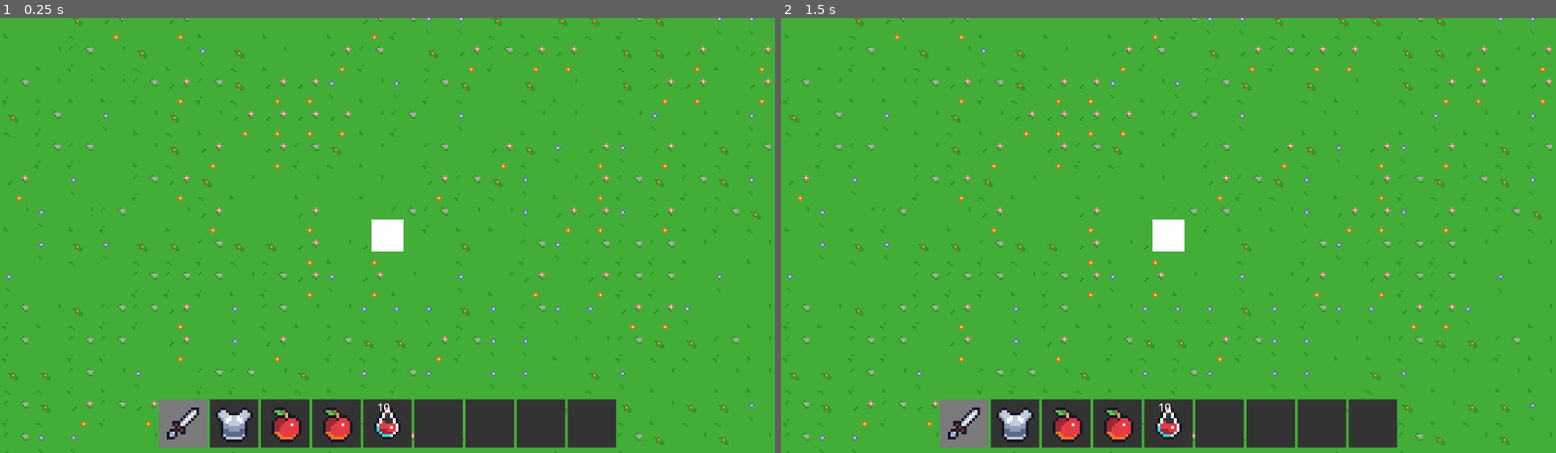
Above: before the commit, frames 1-2 (left to right).
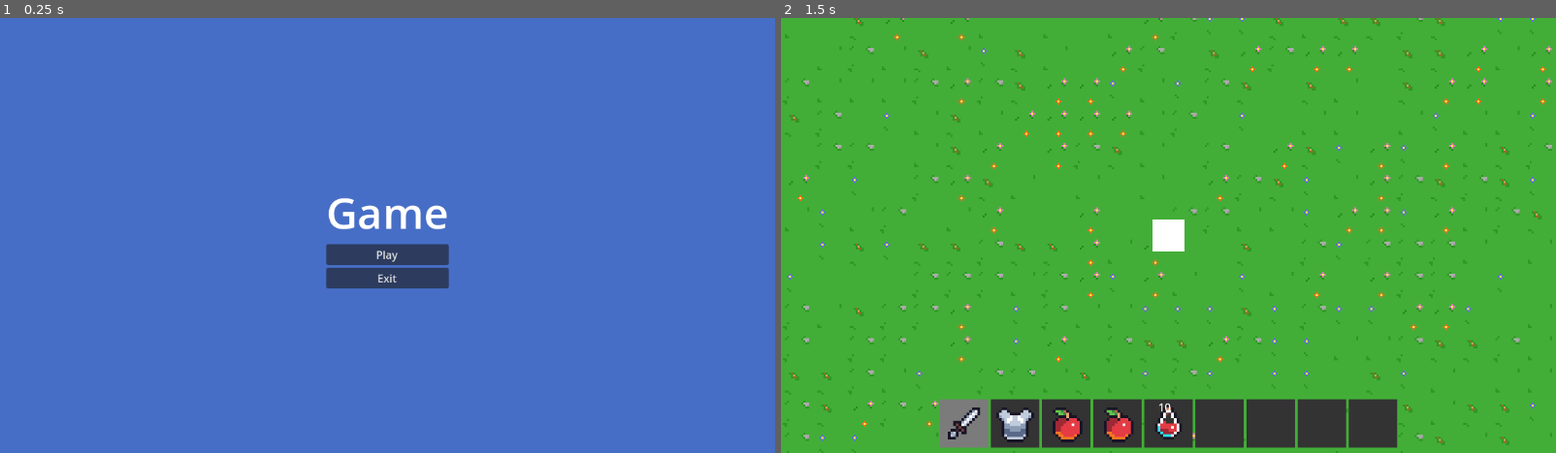
Above: after the commit, the same moments.

Repository: khg-1inf1/spiel
Game: Godot game, scene res://GameManager/startMenu.tscn
The game is run twice, just before and just after one commit, with the same random seed, the same clock (stepped at 60 frames per second) and the same inputs. Before the commit the project starts from res://Ebenen/ebene_1.tscn.
Inputs (mouse positions are in pixels of both pictures, inside the frame that each line leads up to):
- Up to frame 1 (0.25 s): no input
- Up to frame 2 (1.5 s): click (1168, 252) at 0.5 s, where only the run after the commit has a clickable "Play"; tap Enter at 1.25 s; drag from (967, 422) to (1246, 139) at 1.27 s

The runs differ from the first frame. In frame 1, 100% of the frame differs, in the area x 0-100%, y 0-100%; in frame 2, nothing differs.

Commit message:
Start Menü
Startmenü;
Man könnte den Hintergrund noch ändern und einen Spielnamen einfügen

Diff:
--- a/GameManager/pause_menu.gd
+++ b/GameManager/pause_menu.gd
@@ -17,4 +17,5 @@
 
 
 func _on_exit_pressed():
-	get_tree().quit()
+	game_manager.game_paused = false
+	get_tree().change_scene_to_file("res://GameManager/startMenu.tscn")
--- /dev/null
+++ b/GameManager/startMenu.gd
@@ -0,0 +1,13 @@
+extends Control
+
+
+func _on_play_pressed():
+	get_tree().change_scene_to_file("res://Ebenen/ebene_1.tscn")
+
+
+func _on_options_pressed():
+	pass
+
+
+func _on_exit_pressed():
+	get_tree().quit()
--- /dev/null
+++ b/GameManager/startMenu.tscn
@@ -0,0 +1,57 @@
+[gd_scene load_steps=2 format=3 uid="uid://nfovaej77qpq"]
+
+[ext_resource type="Script" path="res://GameManager/startMenu.gd" id="1_qx233"]
+
+[node name="startMenu" type="Control"]
+layout_mode = 3
+anchors_preset = 15
+anchor_right = 1.0
+anchor_bottom = 1.0
+grow_horizontal = 2
+grow_vertical = 2
+script = ExtResource("1_qx233")
+
+[node name="backgroundColour" type="ColorRect" parent="."]
+layout_mode = 1
+anchors_preset = 15
+anchor_right = 1.0
+anchor_bottom = 1.0
+grow_horizontal = 2
+grow_vertical = 2
+color = Color(0.278431, 0.431373, 0.776471, 1)
+
+[node name="VBoxContainer" type="VBoxContainer" parent="."]
+layout_mode = 1
+anchors_preset = 8
+anchor_left = 0.5
+anchor_top = 0.5
+anchor_right = 0.5
+anchor_bottom = 0.5
+offset_left = -20.0
+offset_top = -20.0
+offset_right = 20.0
+offset_bottom = 20.0
+grow_horizontal = 2
+grow_vertical = 2
+
+[node name="gameName" type="Label" parent="VBoxContainer"]
+layout_mode = 2
+theme_override_font_sizes/font_size = 64
+text = "Game"
+
+[node name="play" type="Button" parent="VBoxContainer"]
+layout_mode = 2
+text = "Play"
+
+[node name="options" type="Button" parent="VBoxContainer"]
+visible = false
+layout_mode = 2
+text = "Options"
+
+[node name="exit" type="Button" parent="VBoxContainer"]
+layout_mode = 2
+text = "Exit"
+
+[connection signal="pressed" from="VBoxContainer/play" to="." method="_on_play_pressed"]
+[connection signal="pressed" from="VBoxContainer/options" to="." method="_on_options_pressed"]
+[connection signal="pressed" from="VBoxContainer/exit" to="." method="_on_exit_pressed"]
--- a/project.godot
+++ b/project.godot
@@ -11,7 +11,7 @@
 [application]
 
 config/name="1 Inf 1"
-run/main_scene="res://Ebenen/ebene_1.tscn"
+run/main_scene="res://GameManager/startMenu.tscn"
 config/features=PackedStringArray("4.0", "GL Compatibility")
 config/icon="res://icon.svg"
 
